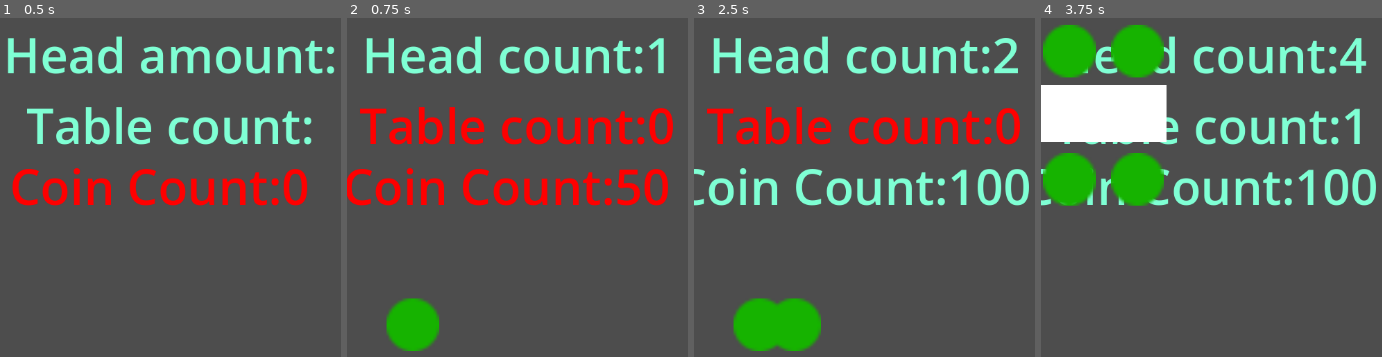
Above: before the commit, frames 1-4 (left to right).
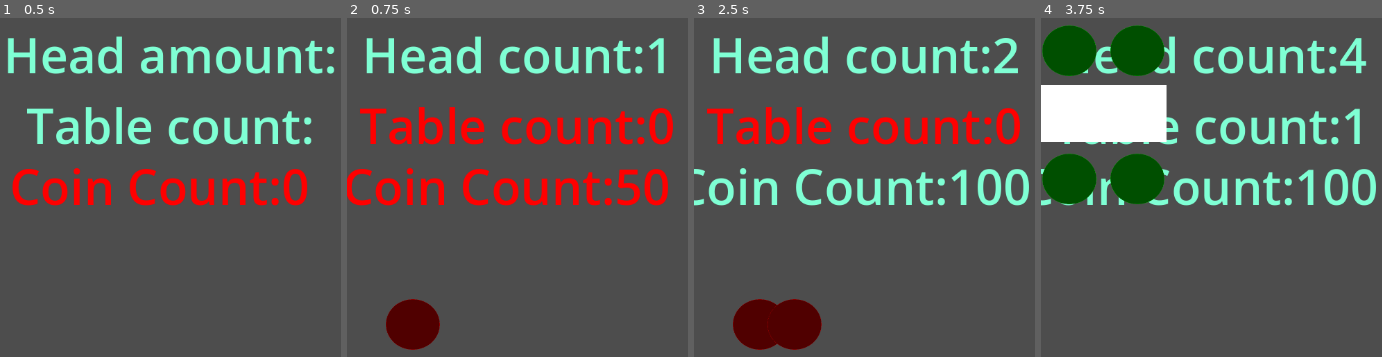
Above: after the commit, the same moments.

Repository: barrettab456/Event-Simulation
Game: Godot game, scene res://main.tscn
Two runs of this game, one before a commit and one after it. Both use one fixed random seed, a clock stepped at 60 frames per second and the inputs below.
Inputs (mouse positions are in pixels of both pictures, inside the frame that each line leads up to):
- Up to frame 1 (0.5 s): no input
- Up to frame 2 (0.75 s): tap Enter (add_table) at 0.5 s; move the mouse to (outside the picture) at 0.52 s; hold Space (add_person) from 0.53 s (still down); click (outside the picture) at 0.67 s
- Up to frame 3 (2.5 s): release Space (add_person) at 1.25 s; drag from (932, 258) to (outside the picture) at 1.27 s; tap Enter (add_table) at 2 s; move the mouse to (outside the picture) at 2.02 s; hold Enter (add_table) from 2.03 s (still down); click (outside the picture) at 2.17 s; tap Space (add_person) at 2.3 s
- Up to frame 4 (3.75 s): release Enter (add_table) at 2.75 s; tap Space (add_person) at 2.75 s; drag from (outside the picture) to (1201, 170) at 2.77 s; tap Enter (add_table) at 3.5 s; move the mouse to (outside the picture) at 3.52 s; hold Space (add_person) from 3.53 s (still down); tap Alt at 3.6 s; click (outside the picture) at 3.67 s

Frame 1 is identical in both runs. In frame 2, 2.0% of the frame differs, in the area x 11-28%, y 82-99%; in frame 3, 3.5%; in frame 4, 8.1%, in the area x 0-37%, y 2-56%.

Commit message:
guest color change

Diff:
--- a/guest.gd
+++ b/guest.gd
@@ -3,4 +3,9 @@
 var is_seated = false
 var ticket_price = 50
 
-@onready var circle = $circle
+@onready var circle_not_seated = $circle_not_seated
+func update_color():
+	if is_seated:
+		circle_not_seated.modulate = Color(0, 1, 0)
+	else:
+		circle_not_seated.modulate = Color(1,0,0)
--- a/guest.tscn
+++ b/guest.tscn
@@ -1,16 +1,12 @@
 [gd_scene load_steps=3 format=3 uid="uid://bcdh18lcrrl1s"]
 
 [ext_resource type="Script" uid="uid://ggba6tammjjl" path="res://guest.gd" id="1_286r3"]
-[ext_resource type="Texture2D" uid="uid://bvrnfjkcmpr8s" path="res://addons/gut/images/green.png" id="2_flo8d"]
+[ext_resource type="Texture2D" uid="uid://dx0yxxn5q7doc" path="res://addons/gut/images/eyey.png" id="2_286r3"]
 
 [node name="guest" type="Node2D"]
 script = ExtResource("1_286r3")
 
-[node name="Sprite2D" type="Sprite2D" parent="."]
-
-[node name="circle" type="TextureRect" parent="."]
-offset_left = 7.0
-offset_top = 12.0
-offset_right = 83.0
-offset_bottom = 88.0
-texture = ExtResource("2_flo8d")
+[node name="circle_not_seated" type="Sprite2D" parent="."]
+position = Vector2(45, 49.5)
+scale = Vector2(0.5492958, 0.5140845)
+texture = ExtResource("2_286r3")
--- a/main.gd
+++ b/main.gd
@@ -30,6 +30,7 @@
 	var guest = preload("res://Guest.tscn").instantiate()
 	add_child(guest)
 	unseated_guest_list.append(guest)
+	guest.update_color()
 	guest.position = Vector2(50 * unseated_guest_list.size(), 400)
 
 	guests += 1
@@ -79,6 +80,7 @@
 		if t.has_space():
 			t.sit_guest(guest)
 			guest.is_seated = true
+			guest.update_color()
 			if guest in unseated_guest_list:
 				unseated_guest_list.erase(guest)
 			return
